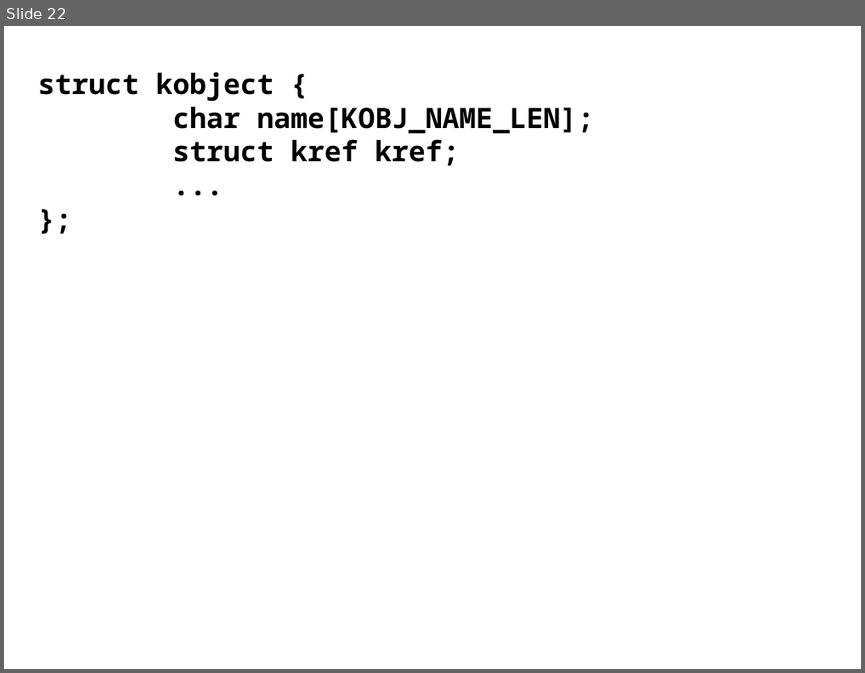
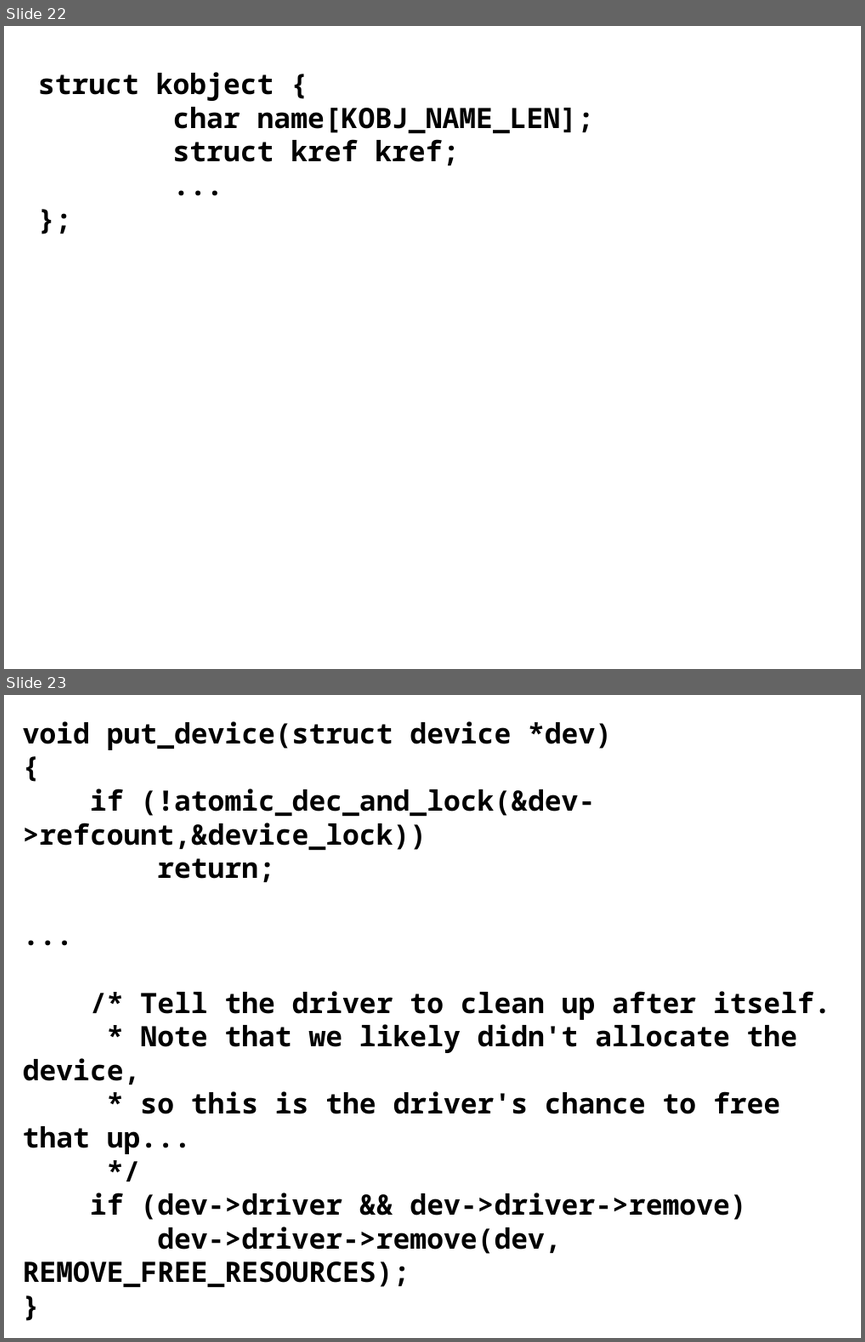
Before and after one commit to gregkh/presentation-kref, a slide deck: kref.odp. Shown one above the other, each under a label of ours: slide 22 before the commit, slides 22 and 23 after it. The pictures are 865x673 and 865x1342 pixels, drawn with LibreOffice and Linux fonts; fonts in the diff are those of the drawing. Boxes give left, top, right and bottom in pixels: in the first picture for what was removed or moved away, otherwise in the second. Text is boxed around its words. In the diff, an @@ line names an element or a change of style, - is before the commit and + after.

```diff
--- a/kref.odp
+++ b/kref.odp
@@ slide 23 added at bbox=[4, 695, 861, 1338], background #FFFFFF @@
@@ text added at bbox=[23, 721, 831, 1287], 26 pt, text #000000, bold @@
+void put_device(struct device *dev)
+{
+if (!atomic_dec_and_lock(&dev->refcount,&device_lock))
+return;
+...
+/* Tell the driver to clean up after itself.
+* Note that we likely didn't allocate the device,
+* so this is the driver's chance to free that up...
+*/
+if (dev->driver && dev->driver->remove)
+dev->driver->remove(dev, REMOVE_FREE_RESOURCES);
+}
```
Also in this commit, not shown: 2 other slides added, 2 other files.
